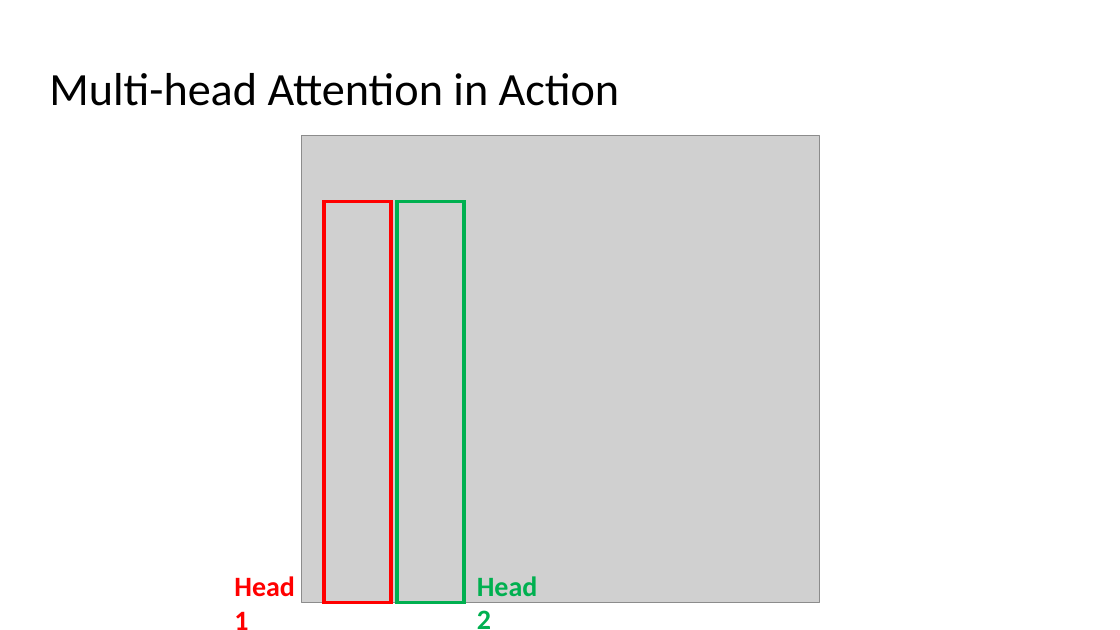
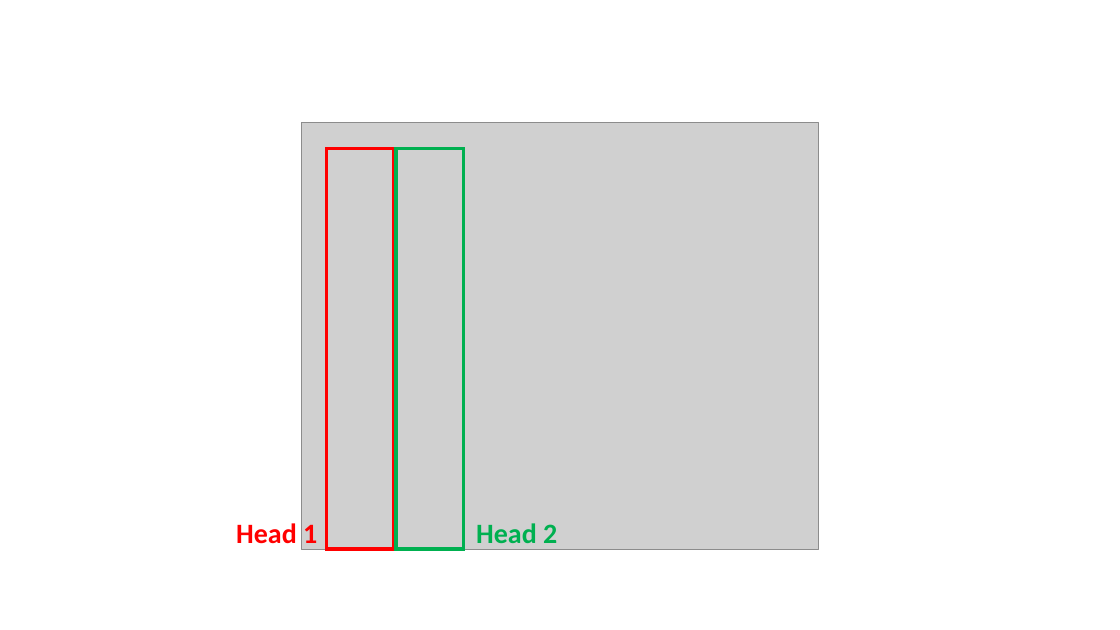
Before and after one commit to yunshiuan/prelim_stance_detection, a slide deck: slide 5 of images/processing_images.pptx. Drawn at 1120x630 pixels with LibreOffice and Linux fonts; fonts in the diff are those of the drawing; grey boxes stand for pictures. Boxes give left, top, right and bottom in pixels: in the first picture for what was removed or moved away, otherwise in the second. Text is boxed around its words. In the diff, an @@ line names an element or a change of style, - is before the commit and + after.

Commit message:
add self-attention mechanism

```diff
--- a/images/processing_images.pptx
+++ b/images/processing_images.pptx
@@ title removed at box(49, 73, 620, 106) @@
-Multi-head Attention in Action
@@ picture: place and size @@
-picture at box(302, 135, 819, 602)
+picture at box(302, 123, 819, 549)
@@ rectangle: place and size @@
-rectangle at box(324, 202, 392, 602)
+rectangle at box(327, 149, 394, 549)
@@ rectangle: place and size @@
-rectangle at box(397, 202, 464, 602)
+rectangle at box(397, 149, 464, 549)
@@ text "Head 1" rewrapped from box(234, 576, 295, 597) to box(236, 523, 317, 550) @@
@@ text "Head 2" rewrapped from box(477, 576, 538, 629) to box(476, 523, 557, 550) @@
```
Also in this commit, not shown: 1 other slide changed, 3 other files.
